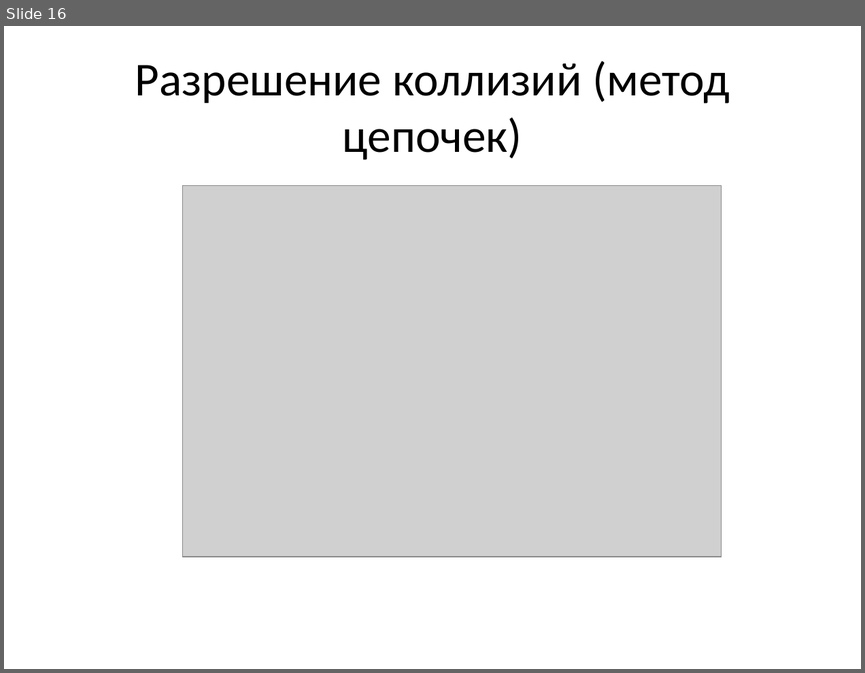
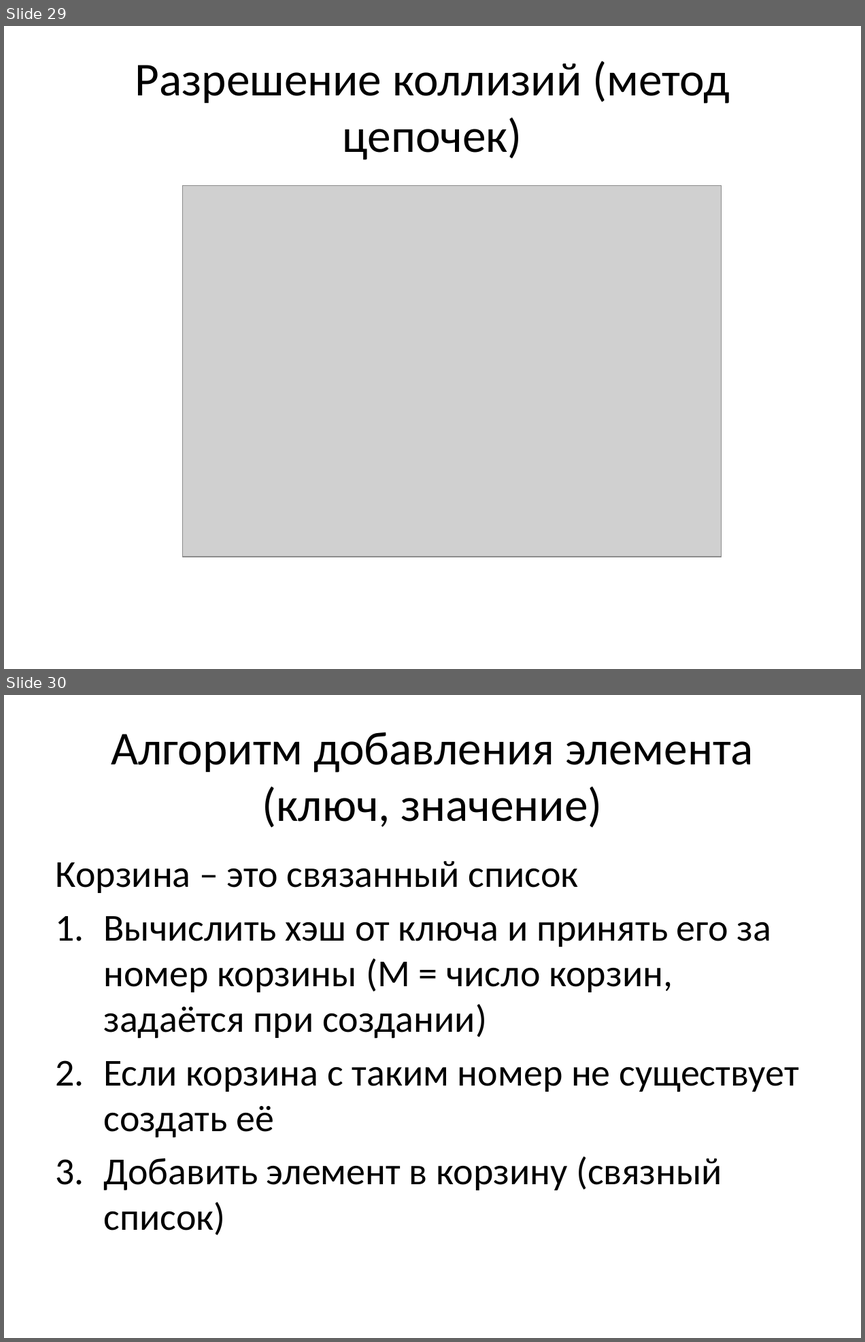
Before and after one commit to smoly-kuzstu/lections, a slide deck: lections/lesson05/Lection5.pptx. Shown one above the other, each under a label of ours: slide 16 before the commit, slides 29 and 30 after it. The pictures are 865x673 and 865x1342 pixels, drawn with LibreOffice and Linux fonts; fonts in the diff are those of the drawing; grey boxes stand for pictures. Boxes give left, top, right and bottom in pixels: in the first picture for what was removed or moved away, otherwise in the second. Text is boxed around its words. In the diff, an @@ line names an element or a change of style, - is before the commit and + after.

```diff
--- a/lections/lesson05/Lection5.pptx
+++ b/lections/lesson05/Lection5.pptx
@@ slide 30 added at box(4, 695, 861, 1338), background #FFFFFF @@
@@ title added at box(111, 732, 753, 828), 39.6 pt, text #000000 @@
+Алгоритм добавления элемента (ключ, значение)
@@ text added at box(56, 861, 799, 1235), 32 pt, text #000000 @@
+Корзина – это связанный список
+1. Вычислить хэш от ключа и принять его за номер корзины (M = число корзин, задаётся при создании)
+2. Если корзина с таким номер не существует создать её
+3. Добавить элемент в корзину (связный список)
@@ what was slide 16 is now slide 29 @@
```
Also in this commit, not shown: 6 slides changed, 25 other slides added, 4 slides removed.
